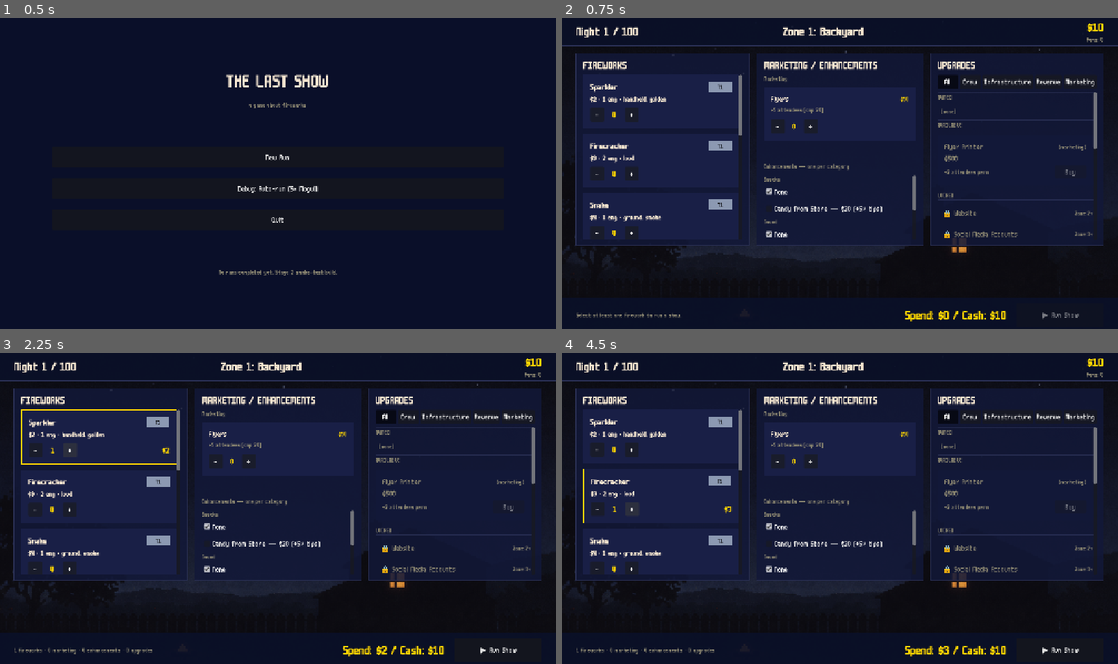
Above: before the commit, frames 1-4 (two rows, left to right).
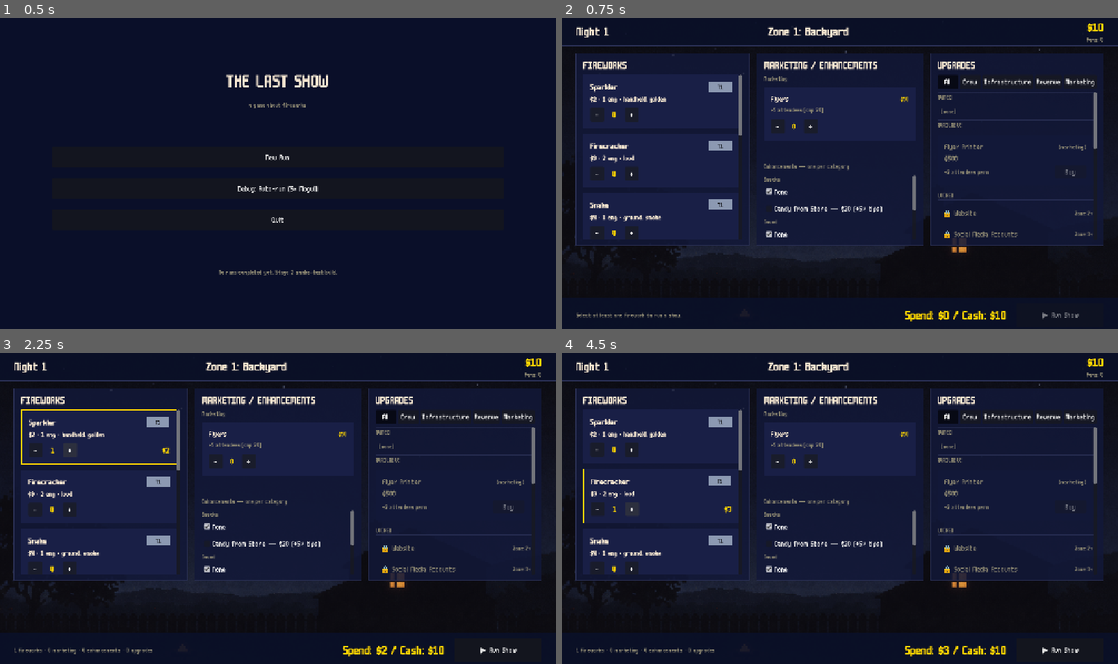
Above: after the commit, the same moments.

Repository: missingpagestudios/launch-game
Game: Godot game, scene res://scenes/title.tscn
The game is run twice, just before and just after one commit, with the same random seed, the same clock (stepped at 60 frames per second) and the same inputs.
Inputs:
- Up to frame 1 (0.5 s): no input
- Up to frame 2 (0.75 s): click "New Run" at 0.5 s
- Up to frame 3 (2.25 s): click "-" at 1.25 s; click "+" at 2 s
- Up to frame 4 (4.5 s): click "-" at 2.75 s; click "-" at 3.5 s; click "+" at 4.25 s

Frame 1 is identical in both runs. In frame 2, 0.4% of the frame differs, in the area x 9-55%, y 2-7%; in frame 3, 0.4%; in frame 4, 0.4%.

Commit message:
Drop the "/ 100" total-night suffix from the Planning top bar
Showing "Night 47 / 100" makes the run length explicit up front, which
undercuts the escalating meteor narrative — players feel the countdown
instead of hearing it in the newspaper. Display just "Night 47" and let
the last few nights land with their intended weight.

Co-Authored-By: Claude Opus 4.7 (1M context) <noreply@anthropic.com>

Diff:
--- a/scripts/screens/PlanningScreen.gd
+++ b/scripts/screens/PlanningScreen.gd
@@ -143,10 +143,9 @@
 	h.alignment = BoxContainer.ALIGNMENT_CENTER
 	outer.add_child(h)
 
-	var total_nights: int = int(BalanceConfig.game_params().get("total_nights", 100))
 	var zone_name: String = String(BalanceConfig.get_zone(GameState.current_zone).get("name", ""))
 
-	h.add_child(_label_sized("Night %d / %d" % [GameState.night, total_nights], SIZE_TOPBAR, TEXT))
+	h.add_child(_label_sized("Night %d" % GameState.night, SIZE_TOPBAR, TEXT))
 
 	var zone_wrap := VBoxContainer.new()
 	zone_wrap.size_flags_horizontal = Control.SIZE_EXPAND_FILL
